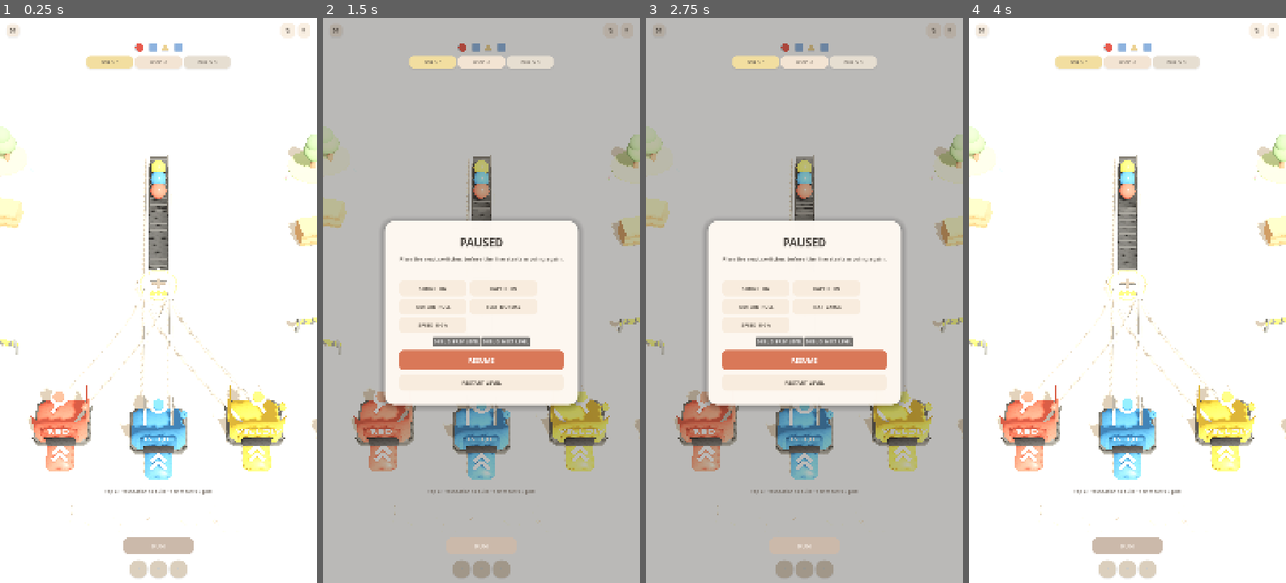
Above: before the commit, frames 1-4 (left to right).
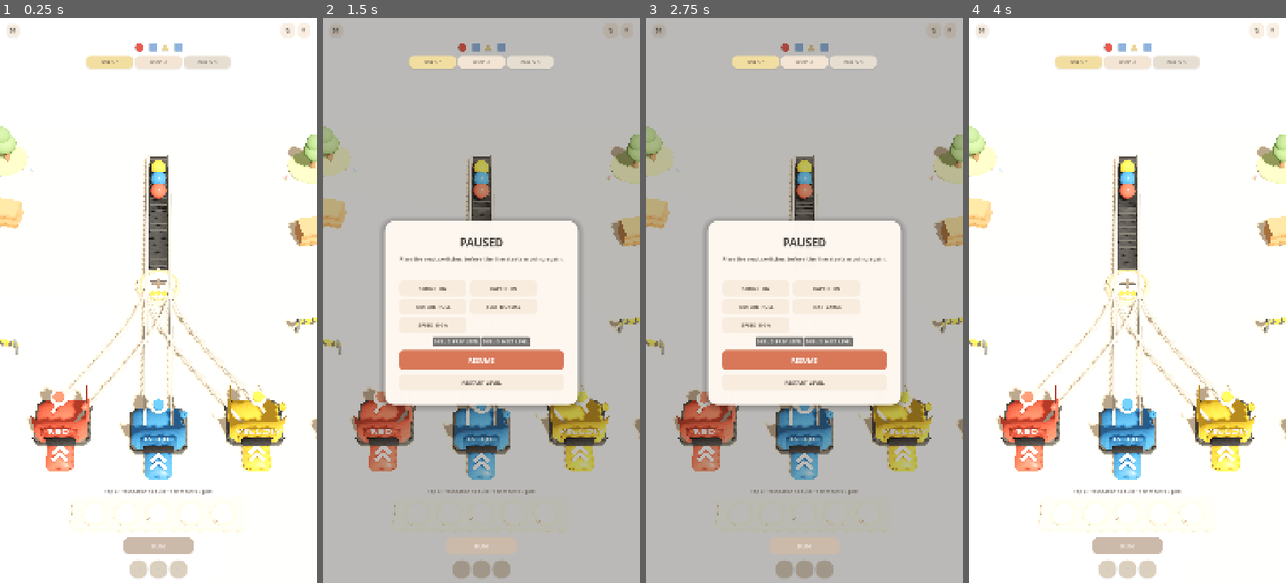
Above: after the commit, the same moments.

Repository: mocchaust64/rail_game
Game: Godot game, scene res://app/main.tscn
The game is run twice, just before and just after one commit, with the same random seed, the same clock (stepped at 60 frames per second) and the same inputs.
Inputs:
- Up to frame 1 (0.25 s): no input
- Up to frame 2 (1.5 s): click "↻" at 0.5 s; click "Ⅱ" at 1.25 s
- Up to frame 3 (2.75 s): click "TEXT NORMAL" at 2 s
- Up to frame 4 (4 s): click "RESTART LEVEL" at 2.75 s; click "↻" at 3.5 s

The runs differ from the first frame. In frame 1, 11% of the frame differs, in the area x 0-100%, y 19-91%; in frame 2, 5.9%; in frame 3, 5.9%; in frame 4, 11%.

Commit message:
art: lower exposure and warm the factory yard

Diff:
--- a/game/scene_rig.gd
+++ b/game/scene_rig.gd
@@ -5,13 +5,13 @@
 # the bottom buffer can appear without forcing a far-away board view.
 
 const KEY_LIGHT_EULER := Vector3(-51, 28, -8)
-const KEY_LIGHT_ENERGY := 1.48
-const KEY_LIGHT_COLOR := Color("#FFF4DE")
+const KEY_LIGHT_ENERGY := 1.14
+const KEY_LIGHT_COLOR := Color("#FFEED8")
 const KEY_LIGHT_SOFTNESS := 2.35
 const SHADOW_BIAS := 0.022
 const SHADOW_NORMAL_BIAS := 0.70
 const SHADOW_MAX_DISTANCE := 42.0
-const AMBIENT_ENERGY := 0.66
+const AMBIENT_ENERGY := 0.44
 
 const CAMERA_FOV := 21.0
 const CAMERA_POSITION := Vector3(0.0, 16.2, 12.6)
@@ -28,8 +28,8 @@
 const MAX_FRAME_SCALE := 1.48
 
 const BOUNCE_POSITION := Vector3(-3.8, 4.2, 5.0)
-const BOUNCE_ENERGY := 0.40
-const BOUNCE_COLOR := Color("#FFDDBE")
+const BOUNCE_ENERGY := 0.28
+const BOUNCE_COLOR := Color("#FFD5B5")
 
 var camera: Camera3D
 var world: Node3D
@@ -76,16 +76,16 @@
     var holder := WorldEnvironment.new()
     var env := Environment.new()
     env.background_mode = Environment.BG_COLOR
-    env.background_color = Color("#F1E4D3")
+    env.background_color = Color("#E6D4BC")
     env.ambient_light_source = Environment.AMBIENT_SOURCE_COLOR
-    env.ambient_light_color = Color("#FFF0DC")
+    env.ambient_light_color = Color("#EEDCC5")
     env.ambient_light_energy = AMBIENT_ENERGY
     env.tonemap_mode = Environment.TONE_MAPPER_FILMIC
-    env.tonemap_white = 1.18
+    env.tonemap_white = 1.30
     env.glow_enabled = true
-    env.glow_intensity = 0.22
-    env.glow_bloom = 0.025
-    env.glow_hdr_threshold = 1.24
+    env.glow_intensity = 0.08
+    env.glow_bloom = 0.010
+    env.glow_hdr_threshold = 1.55
     holder.environment = env
     add_child(holder)
 
